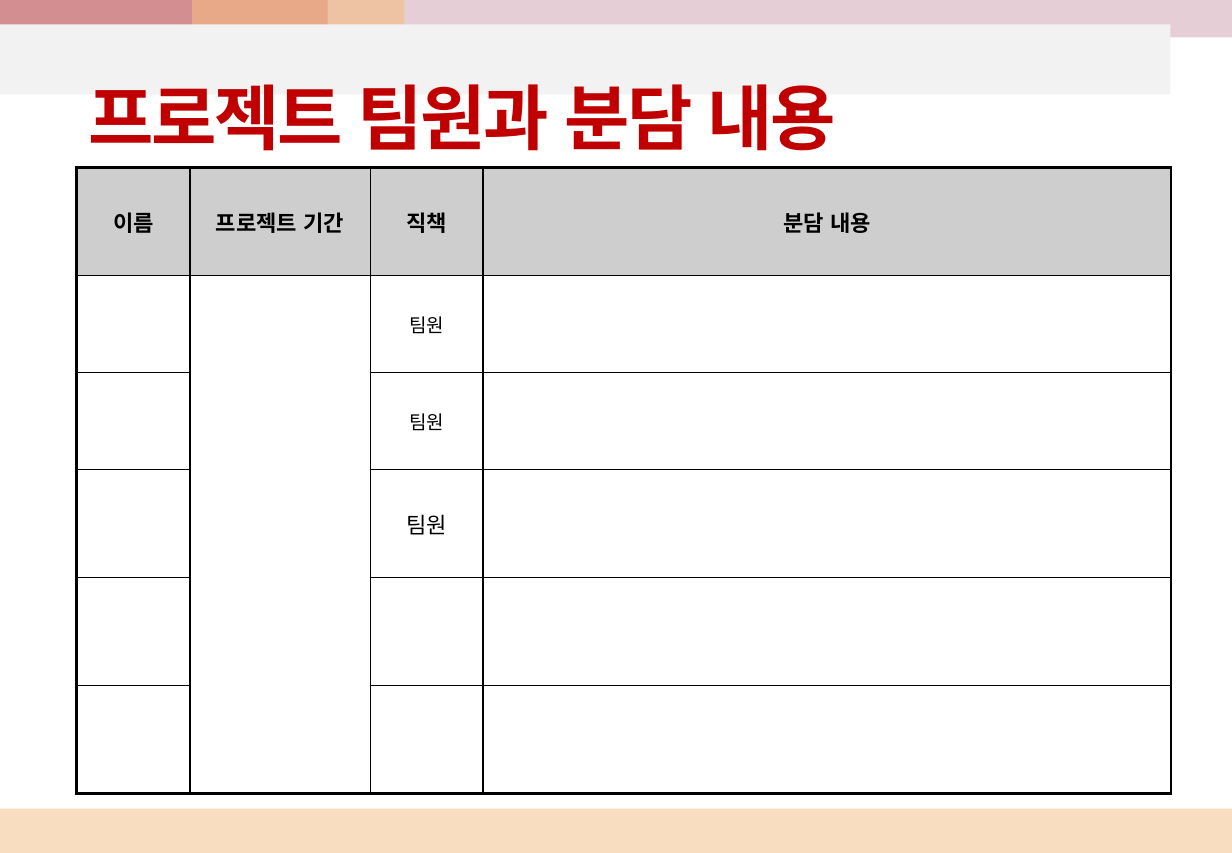
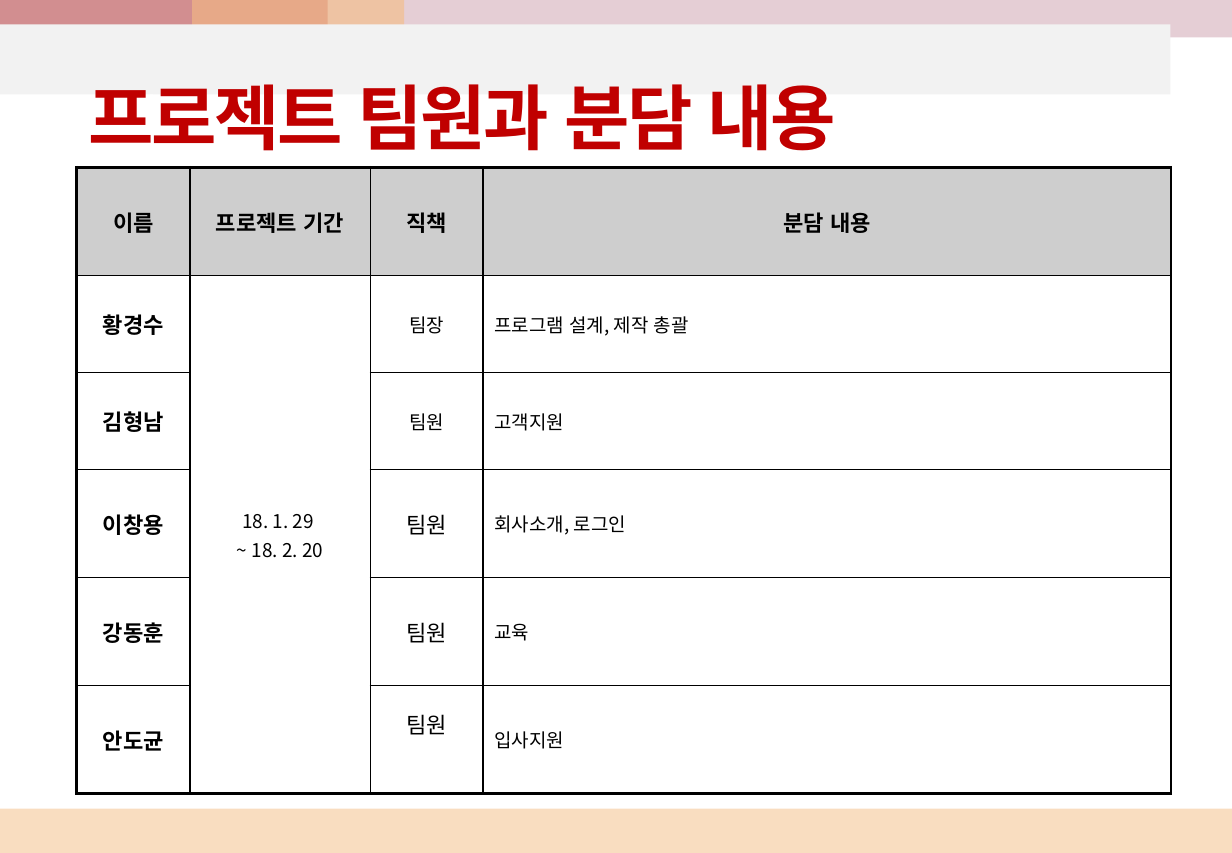
Before and after one commit to kshwang/javapj, a slide deck: slide 6 of 웹1팀_프로젝트_화면설계서.pptx. Drawn at 1232x853 pixels with LibreOffice and Linux fonts; fonts in the diff are those of the drawing. Boxes give left, top, right and bottom in pixels: in the first picture for what was removed or moved away, otherwise in the second. Text is boxed around its words. In the diff, an @@ line names an element or a change of style, - is before the commit and + after.

```diff
--- a/웹1팀_프로젝트_화면설계서.pptx
+++ b/웹1팀_프로젝트_화면설계서.pptx
@@ table at (77, 167, 1171, 793) @@
-row 2:  |  | 팀원 | 
+row 2: 황경수 | 18. 1. 29 / ~ 18. 2. 20 | 팀장 | 프로그램 설계, 제작 총괄
-row 3, column 1: 
+row 3, column 1: 김형남
-row 3, column 4: 
+row 3, column 4: 고객지원
-row 4, column 1: 
+row 4, column 1: 이창용
-row 4, column 4: 
+row 4, column 4: 회사소개, 로그인
-row 5:  |  |  | 
+row 5: 강동훈 |  | 팀원 | 교육
-row 6:  |  |  | 
+row 6: 안도균 |  | 팀원 | 입사지원
```
Also in this commit, not shown: 13 other slides changed, 5 slides added, 8 slides removed.
